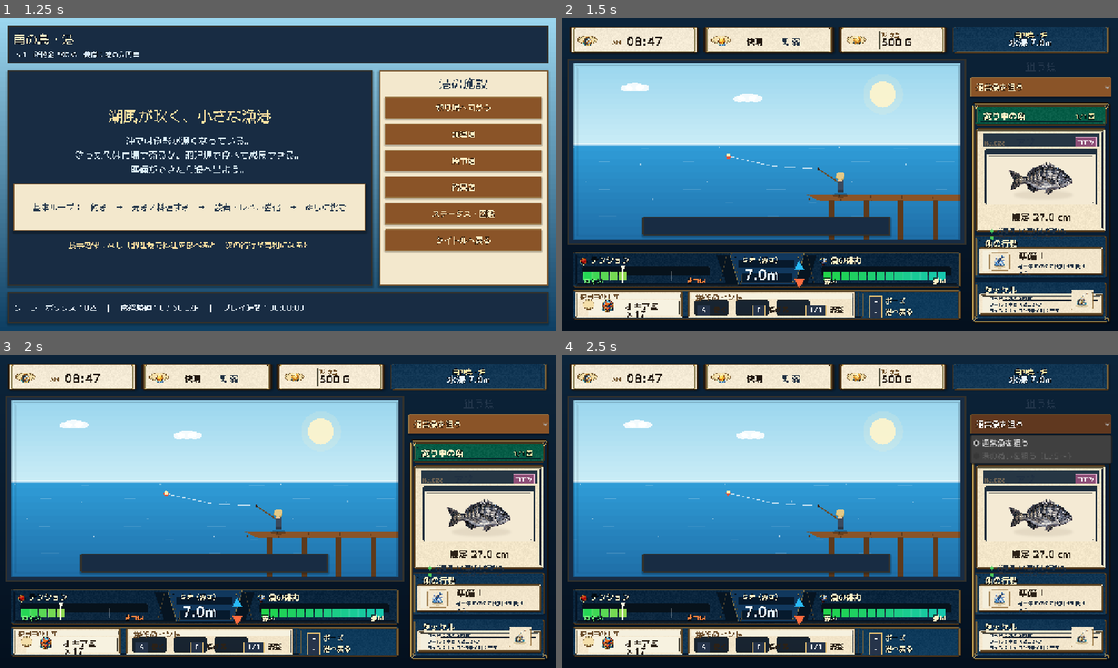
Above: before the commit, frames 1-4 (two rows, left to right).
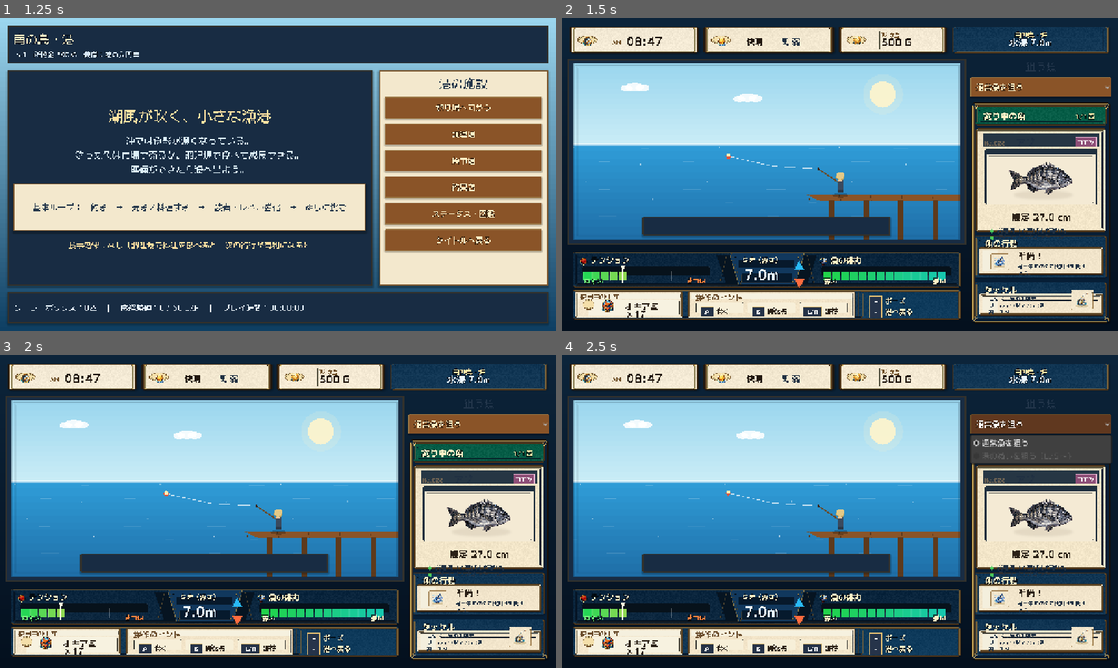
Above: after the commit, the same moments.

Repository: RYUKOU-OKUMURA/tsuri_quest_umi_mvp
Game: Godot game, scene res://scenes/main.tscn
The game is run twice, just before and just after one commit, with the same random seed, the same clock (stepped at 60 frames per second) and the same inputs.
Inputs:
- Up to frame 1 (1.25 s): click "ゲームを始める" at 0.5 s
- Up to frame 2 (1.5 s): click "釣り場へ向かう" at 1.25 s
- Up to frame 3 (2 s): no input
- Up to frame 4 (2.5 s): click "通常魚を狙う" at 2 s

Frame 1 is identical in both runs. In frame 2, 1.2% of the frame differs, in the area x 23-90%, y 74-96%; in frame 3, 1.2%; in frame 4, 1.2%.

Commit message:
Refine fight HUD hint grouping

Diff:
--- a/src/ui/components/fight_hud.gd
+++ b/src/ui/components/fight_hud.gd
@@ -192,8 +192,9 @@
 	var hint := Rect2(Vector2(bait.end.x + gap, rect.position.y), Vector2(hint_w, rect.size.y))
 	var menu := Rect2(Vector2(hint.end.x + gap, rect.position.y), Vector2(menu_w, rect.size.y))
 	_main_rect = bait
-	_reel_rect = Rect2(hint.position + Vector2(8.0, 30.0), Vector2(hint.size.x * 0.30, hint.size.y - 34.0))
-	_give_rect = Rect2(hint.position + Vector2(hint.size.x * 0.35, 30.0), Vector2(hint.size.x * 0.30, hint.size.y - 34.0))
+	var key_slots := _hint_key_slots(hint)
+	_reel_rect = key_slots[0]
+	_give_rect = key_slots[1]
 	_harbor_rect = Rect2(menu.position, menu.size)
 
 	_draw_panel(bait, Palette.PARCHMENT, Palette.WOOD_DARK, Palette.GOLD)
@@ -213,9 +214,14 @@
 
 	_draw_panel(hint, Palette.PARCHMENT, Palette.WOOD_DARK, Palette.GOLD)
 	_draw_text(font, "操作のヒント", hint.position + Vector2(18.0, 25.0), 18, Color("#6a4c2b"), 0)
-	_draw_key_hint(font, _reel_rect, "A", "巻く")
-	_draw_key_hint(font, _give_rect, "B", "緩める")
-	_draw_key_hint(font, Rect2(hint.position + Vector2(hint.size.x - 128.0, 30.0), Vector2(120.0, 30.0)), "L/R", "調整")
+	if _hud_frame != null:
+		_draw_key_hint_compact(font, key_slots[0], "A", "巻く")
+		_draw_key_hint_compact(font, key_slots[1], "B", "緩める")
+		_draw_key_hint_compact(font, key_slots[2], "L/R", "調整")
+	else:
+		_draw_key_hint(font, _reel_rect, "A", "巻く")
+		_draw_key_hint(font, _give_rect, "B", "緩める")
+		_draw_key_hint(font, key_slots[2], "L/R", "調整")
 
 	_draw_panel(menu, Color("#0b355f"), Color("#08213c"), Palette.GOLD)
 	_draw_key_row(font, menu.position + Vector2(22.0, menu.size.y * 0.42), "+", "ポーズ")
@@ -328,6 +334,18 @@
 	_draw_key_row(font, rect.position + Vector2(14.0, 20.0), key, label)
 
 
+func _draw_key_hint_compact(font: Font, rect: Rect2, key: String, label: String) -> void:
+	var key_w := 28.0 if key.length() <= 1 else 42.0
+	var key_rect := Rect2(rect.position + Vector2(8.0, 2.0), Vector2(key_w, 22.0))
+	draw_rect(key_rect, Color("#253247"), true)
+	draw_rect(key_rect, Color("#d5b56b"), false, 1.0)
+	var key_size := 14
+	var key_text_w := font.get_string_size(key, HORIZONTAL_ALIGNMENT_LEFT, -1, key_size).x
+	_draw_text(font, key, key_rect.position + Vector2((key_rect.size.x - key_text_w) * 0.5, 16.0), key_size, Color.WHITE, 1)
+	var label_size := 15
+	_draw_text(font, label, key_rect.position + Vector2(key_rect.size.x + 7.0, 16.0), label_size, Color("#2b2117"), 0)
+
+
 func _draw_key_row(font: Font, pos: Vector2, key: String, label: String) -> void:
 	var key_rect := Rect2(pos + Vector2(0.0, -14.0), Vector2(28.0 if key.length() <= 1 else 46.0, 24.0))
 	draw_rect(key_rect, Color("#26344a"), true)
@@ -336,3 +354,22 @@
 	var key_w := font.get_string_size(key, HORIZONTAL_ALIGNMENT_LEFT, -1, key_size).x
 	_draw_text(font, key, key_rect.position + Vector2((key_rect.size.x - key_w) * 0.5, 17.0), key_size, Color.WHITE, 1)
 	_draw_text(font, label, pos + Vector2(key_rect.size.x + 8.0, 3.0), 16, Color("#2b2117") if key != "+" and key != "-" else Palette.TEXT_BONE, 0 if key != "+" and key != "-" else 2)
+
+
+func _hint_key_slots(hint: Rect2) -> Array[Rect2]:
+	if _hud_frame == null:
+		return [
+			Rect2(hint.position + Vector2(8.0, 30.0), Vector2(hint.size.x * 0.30, hint.size.y - 34.0)),
+			Rect2(hint.position + Vector2(hint.size.x * 0.35, 30.0), Vector2(hint.size.x * 0.30, hint.size.y - 34.0)),
+			Rect2(hint.position + Vector2(hint.size.x - 128.0, 30.0), Vector2(120.0, 30.0)),
+		]
+	var slot_gap := 12.0
+	var slot_w := (hint.size.x - 44.0 - slot_gap * 2.0) / 3.0
+	var slot_y := hint.position.y + 38.0
+	var slot_h := maxf(32.0, hint.size.y - 64.0)
+	var x0 := hint.position.x + 22.0
+	return [
+		Rect2(Vector2(x0, slot_y), Vector2(slot_w, slot_h)),
+		Rect2(Vector2(x0 + slot_w + slot_gap, slot_y), Vector2(slot_w, slot_h)),
+		Rect2(Vector2(x0 + (slot_w + slot_gap) * 2.0, slot_y), Vector2(slot_w, slot_h)),
+	]
--- a/src/ui/components/fight_sidebar.gd
+++ b/src/ui/components/fight_sidebar.gd
@@ -137,18 +137,18 @@
 	_draw_text(font, "魚の行動", rect.position + Vector2(16.0, 27.0), 19 if _sidebar_frame != null else 18, Palette.TEXT_BONE, 3)
 	var body := Rect2(rect.position + Vector2(10.0, 33.0), rect.size - Vector2(20.0, 42.0))
 	if _sidebar_frame != null:
-		body = Rect2(rect.position + Vector2(14.0, rect.size.y * 0.29), rect.size - Vector2(28.0, rect.size.y * 0.37))
+		body = Rect2(rect.position + Vector2(14.0, rect.size.y * 0.31), rect.size - Vector2(28.0, rect.size.y * 0.40))
 	_draw_panel(body, Color("#f3e8cd"), Palette.WOOD_DARK, Palette.GOLD)
 	var action := "待機"
 	var message := "ラインを見ながら、テンションを保とう。"
 	if simulator != null:
 		action = simulator.action_name
 		message = simulator.action_message
-	var icon_size := 48.0 if _sidebar_frame != null else 58.0
+	var icon_size := 44.0 if _sidebar_frame != null else 58.0
 	_draw_action_icon(body.position + Vector2(36.0, body.size.y * 0.54), icon_size)
-	_draw_text(font, "%s！" % action, body.position + Vector2(78.0, 28.0), 22 if _sidebar_frame != null else 20, Color("#2b2117"), 0)
-	if _sidebar_frame != null:
-		_draw_action_message(font, message, body.position + Vector2(78.0, 36.0), body.size.x - 100.0)
+	_draw_text(font, "%s！" % action, body.position + Vector2(78.0, 25.0), 20 if _sidebar_frame != null else 20, Color("#2b2117"), 0)
+	if _sidebar_frame != null:
+		_draw_action_message(font, message, body.position + Vector2(78.0, 34.0), body.size.x - 96.0)
 	else:
 		_draw_wrapped(font, message, body.position + Vector2(72.0, 36.0), body.size.x - 82.0, 11, Palette.TEXT_DARK, 2)
 
@@ -160,15 +160,15 @@
 	if _sidebar_frame != null:
 		body = Rect2(rect.position + Vector2(14.0, rect.size.y * 0.30), rect.size - Vector2(28.0, rect.size.y * 0.37))
 	_draw_panel(body, Palette.PARCHMENT, Palette.WOOD_DARK, Palette.GOLD)
-	var rod_name := String(trip_stats.get("rod_name", "港の入門竿"))
+	var rod_name := _short_rod_name(String(trip_stats.get("rod_name", "港の入門竿")))
 	var text_width := body.size.x - (88.0 if _tackle_card_icon != null or _icons != null else 12.0)
 	var lines: Array[String] = [
-		"ロッド：%s" % _short_rod_name(rod_name),
-		"リール：小型スピニング",
-		"ライン：ナイロン3号 / 針：チヌ",
+		"ロッド：%s" % rod_name,
+		"リール：小型 / 糸：3号",
+		"針：チヌ",
 	]
-	var tackle_font_size := 11 if _sidebar_frame != null else 12
-	var tackle_line_gap := 14.0 if _sidebar_frame != null else 16.0
+	var tackle_font_size := 12 if _sidebar_frame != null else 12
+	var tackle_line_gap := 15.0 if _sidebar_frame != null else 16.0
 	for i in range(lines.size()):
 		_draw_wrapped(font, lines[i], body.position + Vector2(12.0, 6.0 + float(i) * tackle_line_gap), text_width, tackle_font_size, Palette.TEXT_DARK, 1)
 	if _tackle_card_icon != null or _icons != null:
Binary file changed: assets/showcase/underwater/fight_hud_frame.png
Not shown, changed: design-qa.md
Not shown, changed: docs/11_underwater_fight_showcase.md
Not shown, changed: tools/generate_underwater_ui_frame_assets.py
